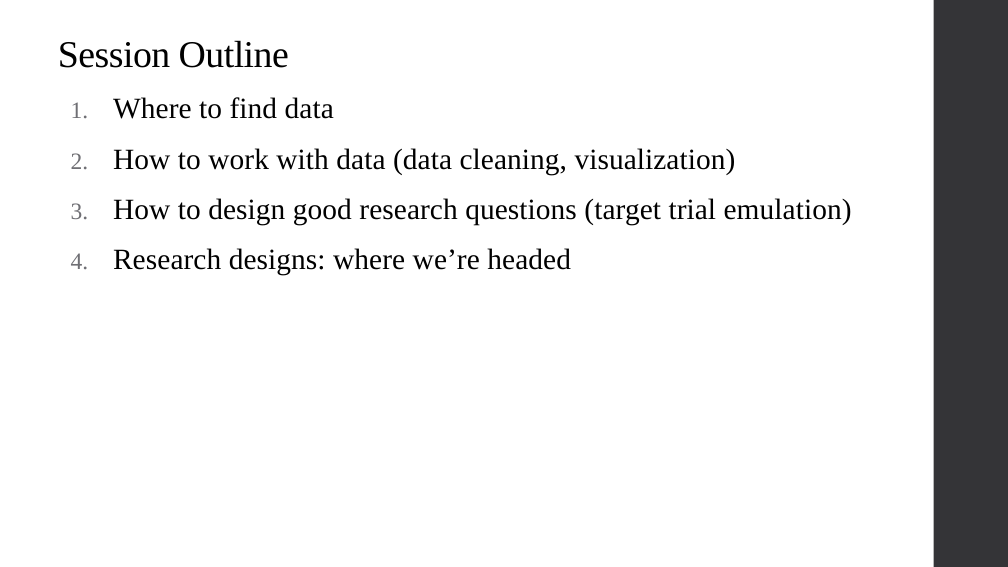
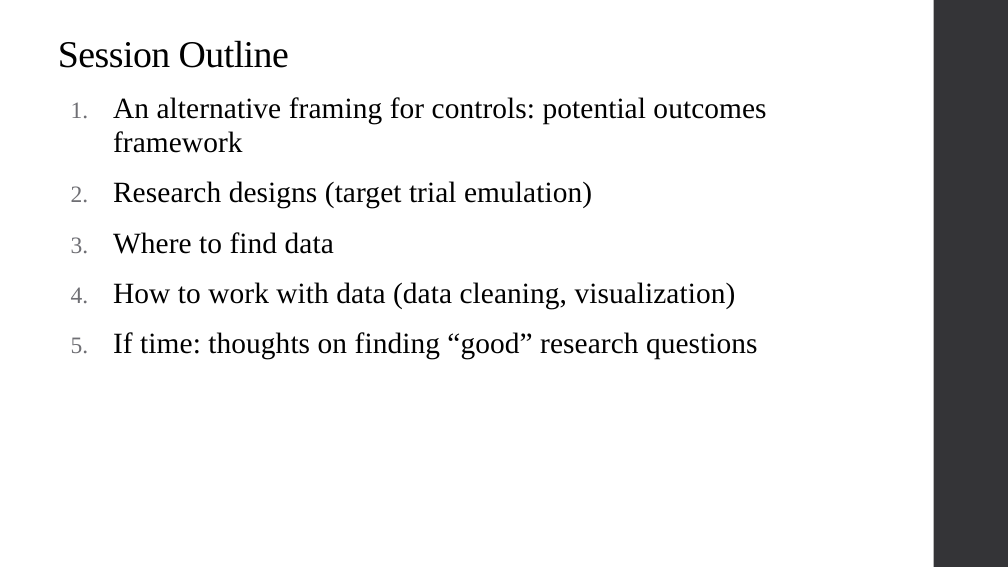
Before and after one commit to alex-hoagland/HAD5744, a slide deck: slide 3 of Lecture05_DataCleaning/Lecture5_DataCleaning-ResearchDesign.pptx (slide 2 before the commit). Drawn at 1008x567 pixels with LibreOffice and Linux fonts; fonts in the diff are those of the drawing. Boxes give left, top, right and bottom in pixels: in the first picture for what was removed or moved away, otherwise in the second. Text is boxed around its words. In the diff, an @@ line names an element or a change of style, - is before the commit and + after.

```diff
--- a/Lecture05_DataCleaning/Lecture5_DataCleaning-ResearchDesign.pptx
+++ b/Lecture05_DataCleaning/Lecture5_DataCleaning-ResearchDesign.pptx
@@ text at [113, 97, 766, 208]: paragraphs added @@
+1. An alternative framing for controls: potential outcomes framework
+2. Research designs (target trial emulation)
@@ text at [113, 332, 758, 360]: text changed @@
-3. How to design good research questions (target trial emulation)
-4. Research designs: where we’re headed
+5. If time: thoughts on finding “good” research questions
```
Also in this commit, not shown: 3 other slides changed, 16 slides added.
